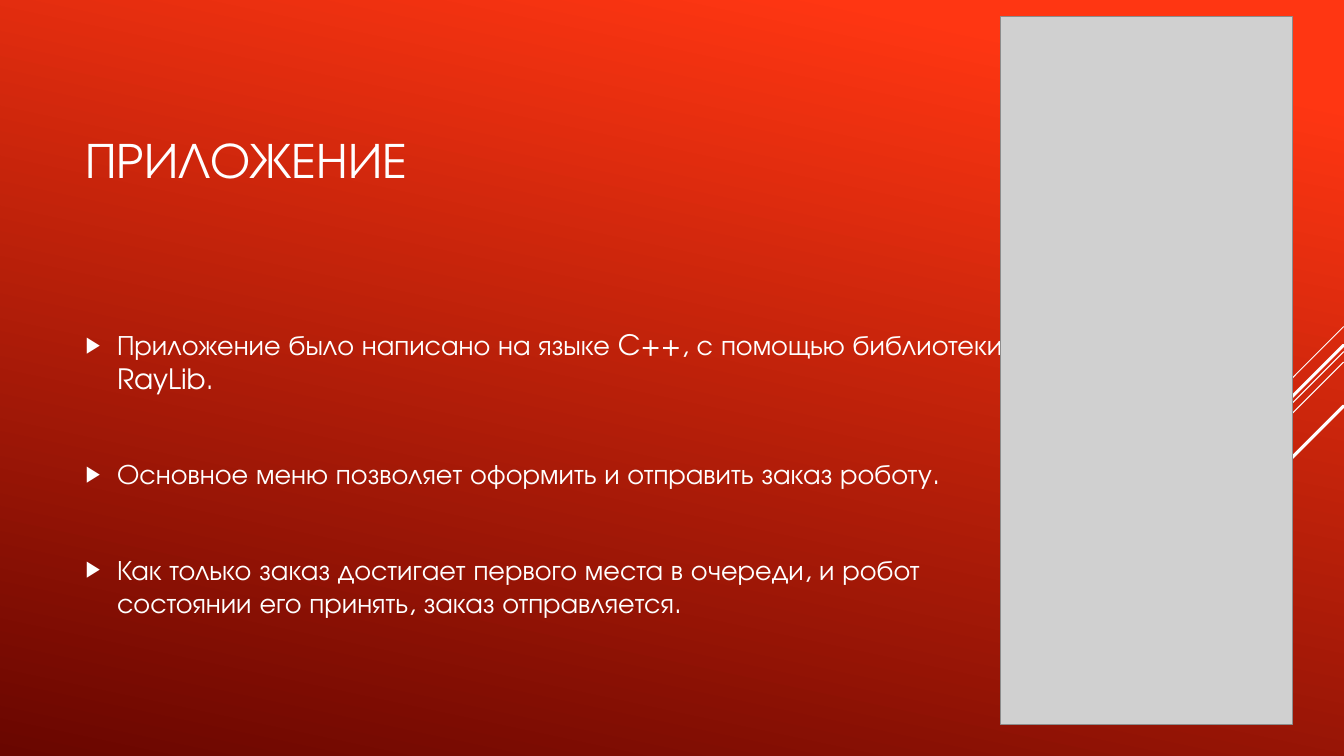
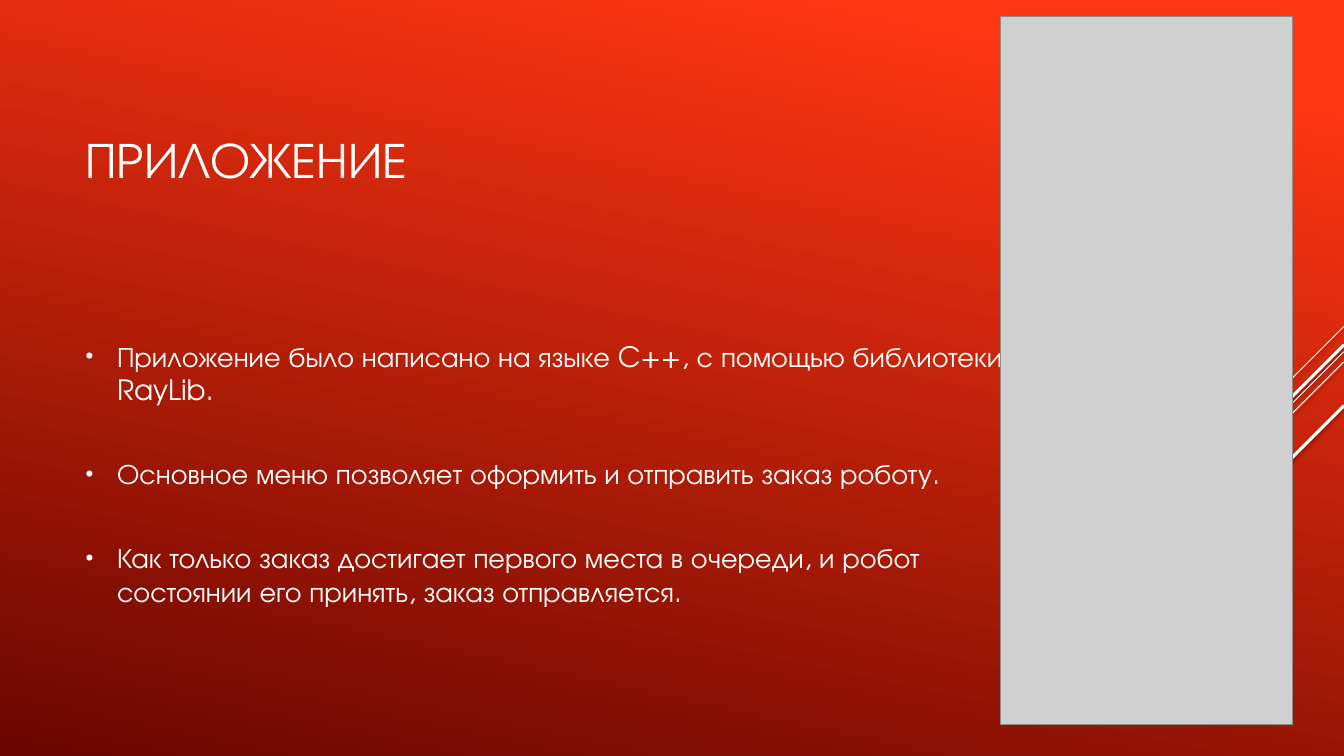
Before and after one commit to TransoChel/ProjectRobotLogistic, a slide deck: slide 6 of Проект «Робот-логист».pptx. Drawn at 1344x756 pixels with LibreOffice and Linux fonts; fonts in the diff are those of the drawing; grey boxes stand for pictures. Boxes give left, top, right and bottom in pixels: in the first picture for what was removed or moved away, otherwise in the second. Text is boxed around its words. In the diff, an @@ line names an element or a change of style, - is before the commit and + after.

```diff
--- a/Проект «Робот-логист».pptx
+++ b/Проект «Робот-логист».pptx
@@ text "Приложение было написано на языке ..." at [117, 342, 1003, 607]: bullet ▶ to •; less space between paragraphs @@
```
Also in this commit, not shown: 9 other slides changed, 5 slides added.
